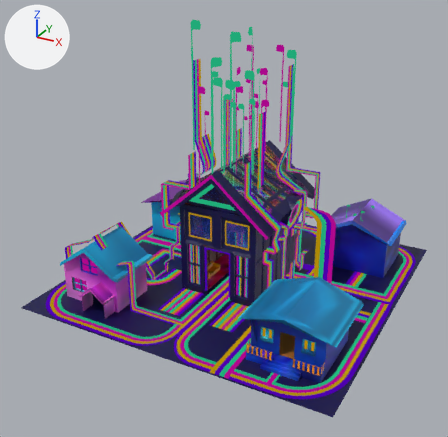
The glTF model models/houseofhouse.glb, before and after one commit.
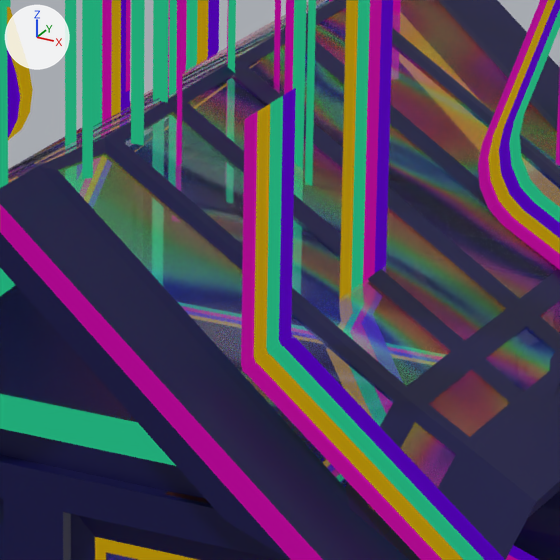
Old and new are each drawn whole from a camera (50 mm lens) standing at (26.5, -52.1, 32.4) and looking at (-0.5, -3.0, 7.8) and again close up on the part from 47% to 64% of the width and 34% to 51% of the height. The lights are fixed; the arrows at upper left show +X, +Y and +Z. Objects named as collision shapes, trigger or cutter boxes, shadow casters or lower levels of detail are left out. Where no turn or scale is listed for an object, it has been applied to the vertices. Vertices at the same position are counted once.
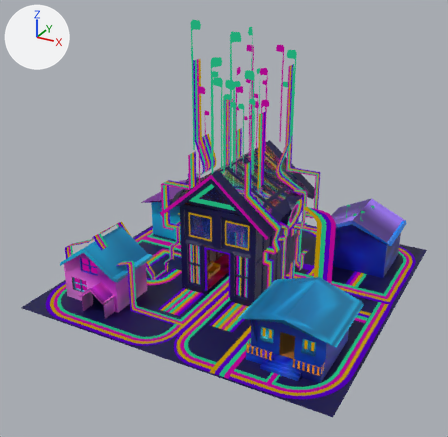
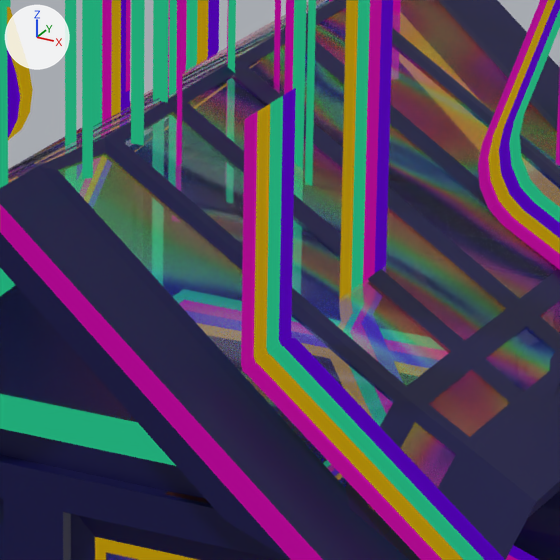
What differs and where, as boxes (x1, y1, x2, y2) in the close-ups (560 x 560 px):
'Plane.003', reshaped (7% taller): before (178, 302, 446, 482); after (173, 289, 448, 481)

The change, as a list of edits to the scene's bpy script:
```text
Change me_plane_003:
    where me_plane_003.from_pydata(...)  # 1409 vertices, 2233 faces; spans x -15.8..11.1, y -15.8..15.7, z 0.0..10.5
    used by ob_plane_003; location = (0.0, 0.0, 0.0)
    me_plane_003 part 1: 42 of 1409 vertices moved; they spanned x -2.8..3.0, y -2.5..3.8, z 8.2..8.7 and now span x -2.7..3.0, y -2.3..3.7, z 7.9..9.0; mean shift (0.0, 0.0, 0.0); largest move (-2.2, -1.2, 8.2) -> (-2.7, -1.1, 7.9)
```
